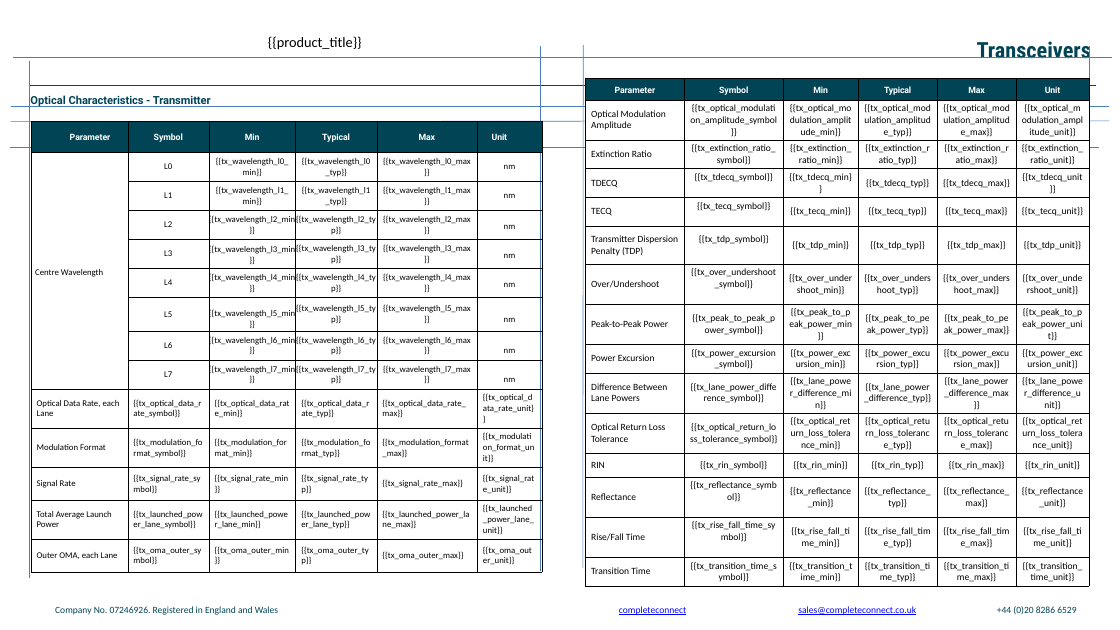
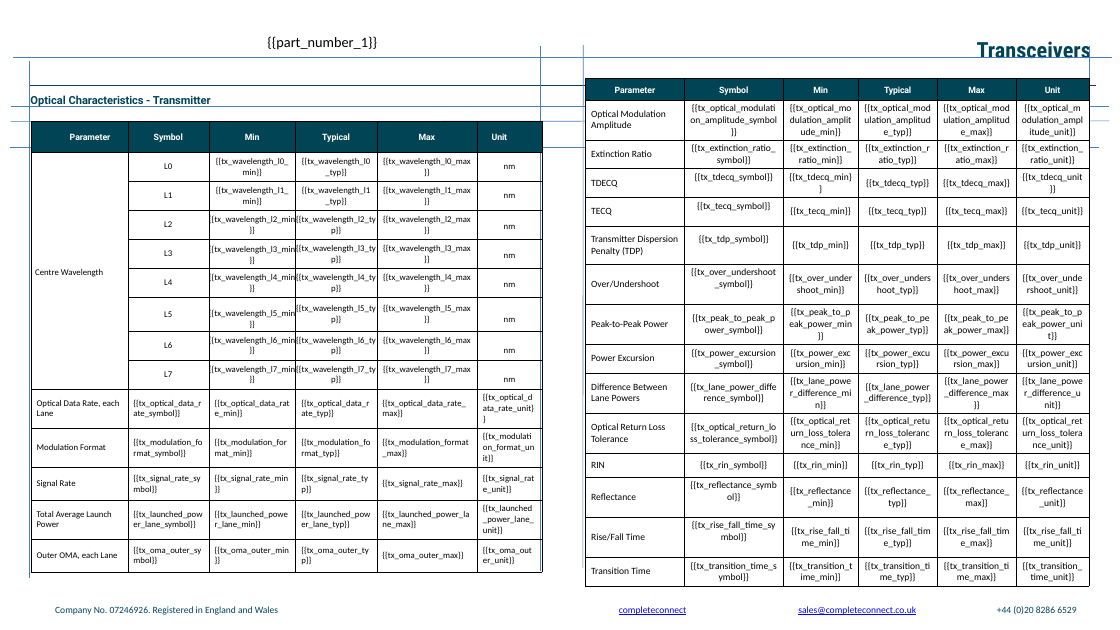
Before and after one commit to Sofiavenizelos/pptx-filler, a slide deck: slide 5 of template.pptx. Drawn at 1120x630 pixels with LibreOffice and Linux fonts; fonts in the diff are those of the drawing; background and template pictures are left out. Boxes give left, top, right and bottom in pixels: in the first picture for what was removed or moved away, otherwise in the second. Text is boxed around its words. In the diff, an @@ line names an element or a change of style, - is before the commit and + after.

```diff
--- a/template.pptx
+++ b/template.pptx
@@ text at <box>267,36,377,50</box>: text changed @@
-{{product_title}}
+{{part_number_1}}
```
Also in this commit, not shown: 6 other slides changed, 1 other file.
